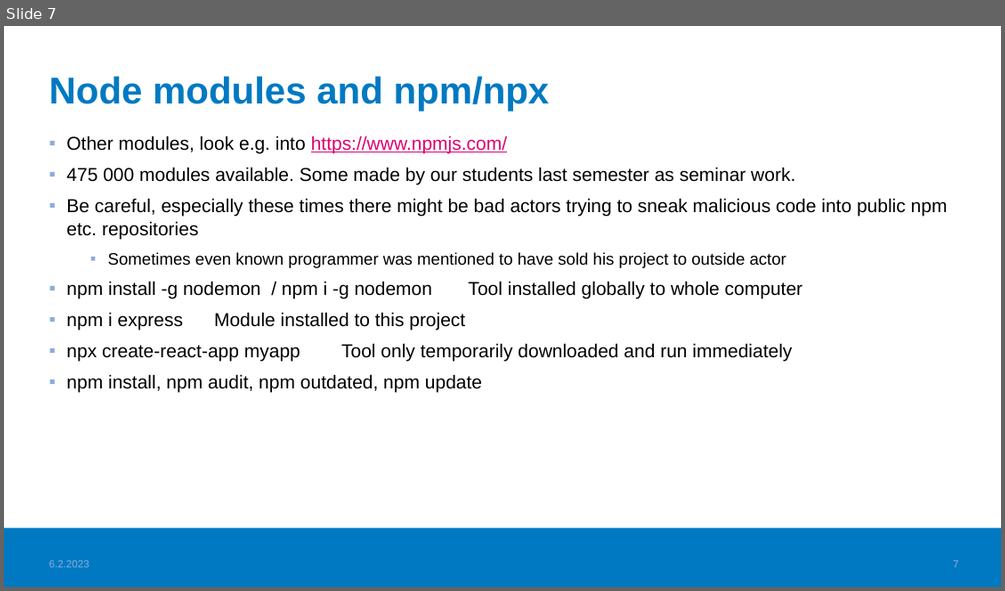
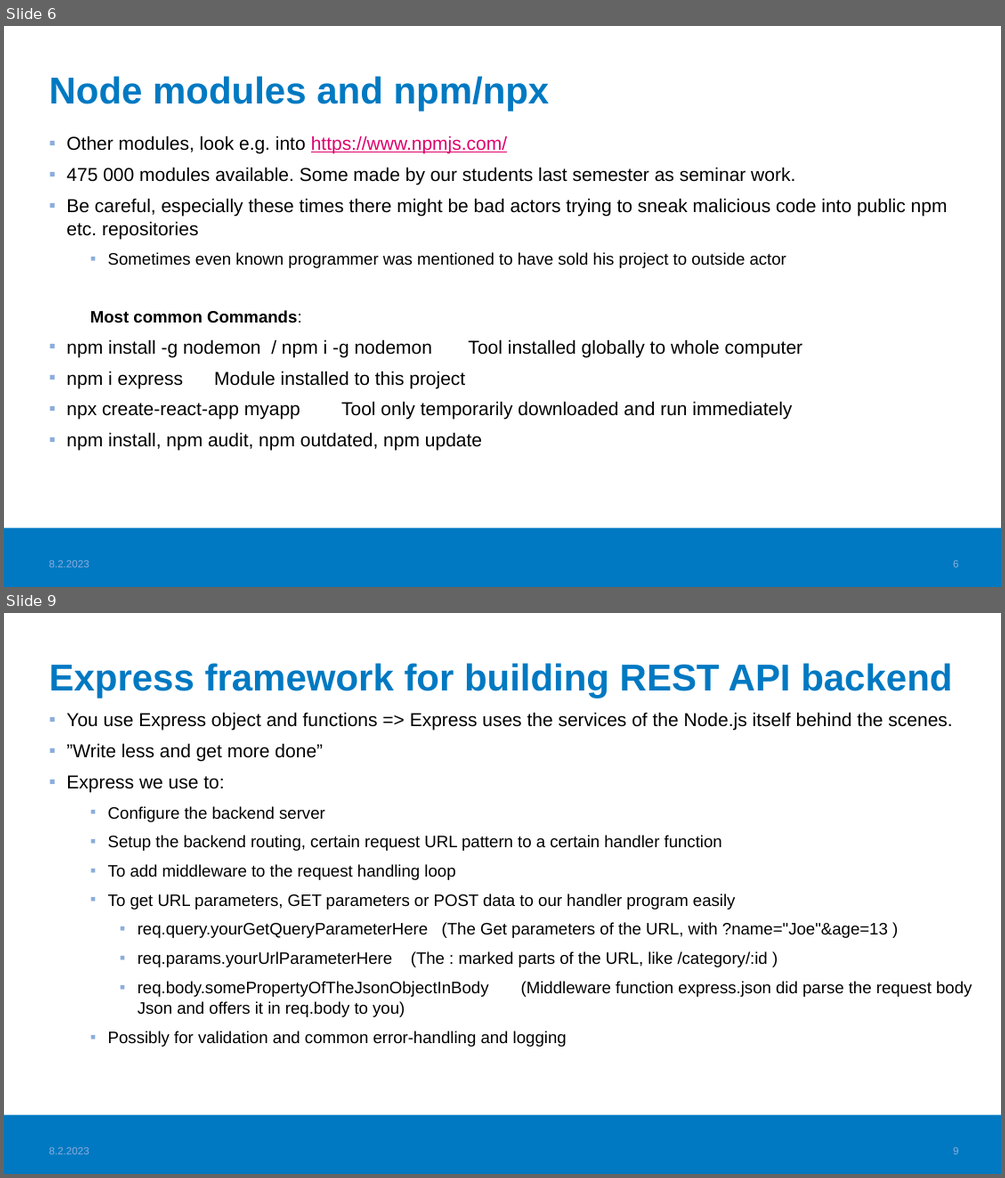
Before and after one commit to haagahelia/ohke-teknologiat, a slide deck: 05_es6_node/NodeJS_demo/02_nodejs/NodeJS.pptx. Shown one above the other, each under a label of ours: slide 7 before the commit, slides 6 and 9 after it; the slides between them are not shown. The pictures are 1005x591 and 1005x1178 pixels, drawn with LibreOffice and Linux fonts; fonts in the diff are those of the drawing; background and template pictures are left out. Boxes give left, top, right and bottom in pixels: in the first picture for what was removed or moved away, otherwise in the second. Text is boxed around its words. In the diff, an @@ line names an element or a change of style, - is before the commit and + after.

Commit message:
Node.js explanation expanded with e.g. middlewares

```diff
--- a/05_es6_node/NodeJS_demo/02_nodejs/NodeJS.pptx
+++ b/05_es6_node/NodeJS_demo/02_nodejs/NodeJS.pptx
@@ slide 9 added at (x1=4, y1=613, x2=1001, y2=1174), background #FFFFFF; not listed: 1 template element that a slide beside it also shows @@
@@ title added at (x1=49, y1=663, x2=952, y2=698), 36 pt, text #0079C2, bold @@
+Express framework for building REST API backend
@@ text added at (x1=66, y1=712, x2=971, y2=1046), 16 pt, text #000000 @@
+▪ You use Express object and functions => Express uses the services of the Node.js itself behind the scenes.
+▪ ”Write less and get more done”
+▪ Express we use to:
+  ▪ Configure the backend server
+  ▪ Setup the backend routing, certain request URL pattern to a certain handler function
+  ▪ To add middleware to the request handling loop
+  ▪ To get URL parameters, GET parameters or POST data to our handler program easily
+    ▪ req.query.yourGetQueryParameterHere (The Get parameters of the URL, with ?name="Joe"&age=13 )
+    ▪ req.params.yourUrlParameterHere (The : marked parts of the URL, like /category/:id )
+    ▪ req.body.somePropertyOfTheJsonObjectInBody (Middleware function express.json did parse the request body Json and offers it in req.body to you)
+  ▪ Possibly for validation and common error-handling and logging
@@ text added at (x1=49, y1=1147, x2=89, y2=1154), 10 pt, text #8BADDC @@
+8.2.2023
@@ page number added at (x1=953, y1=1147, x2=958, y2=1154), 10 pt, text #8BADDC @@
+9
@@ what was slide 7 is now slide 6 @@
@@ slide 6 changed as well @@
@@ text at (x1=90, y1=310, x2=302, y2=323): paragraph added @@
+  Most common Commands:
@@ page number at (x1=953, y1=560, x2=958, y2=567): text changed @@
-7
+6
```
Also in this commit, not shown: 6 other slides changed, 4 other slides added, 1 slide removed, 1 other file.
